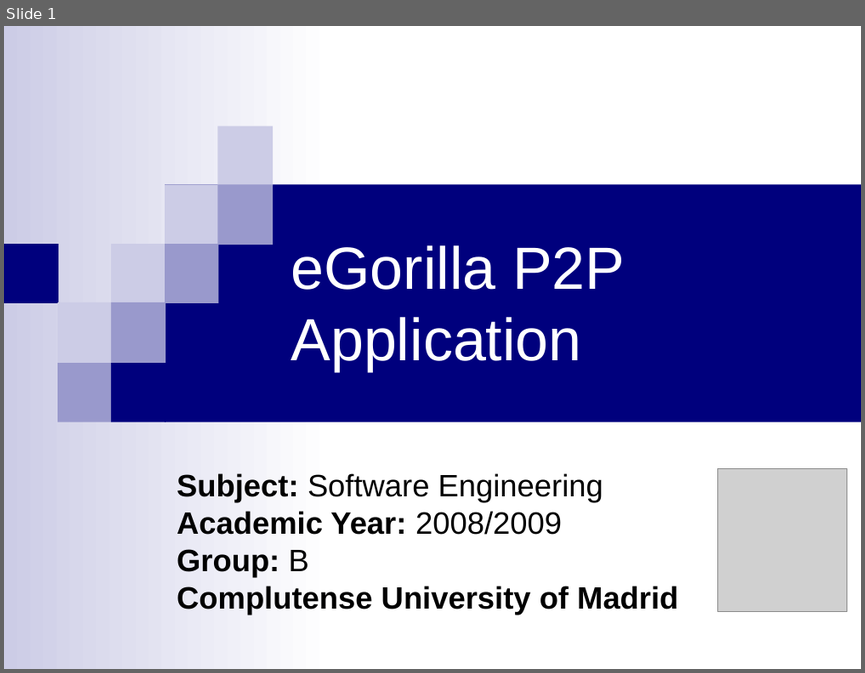
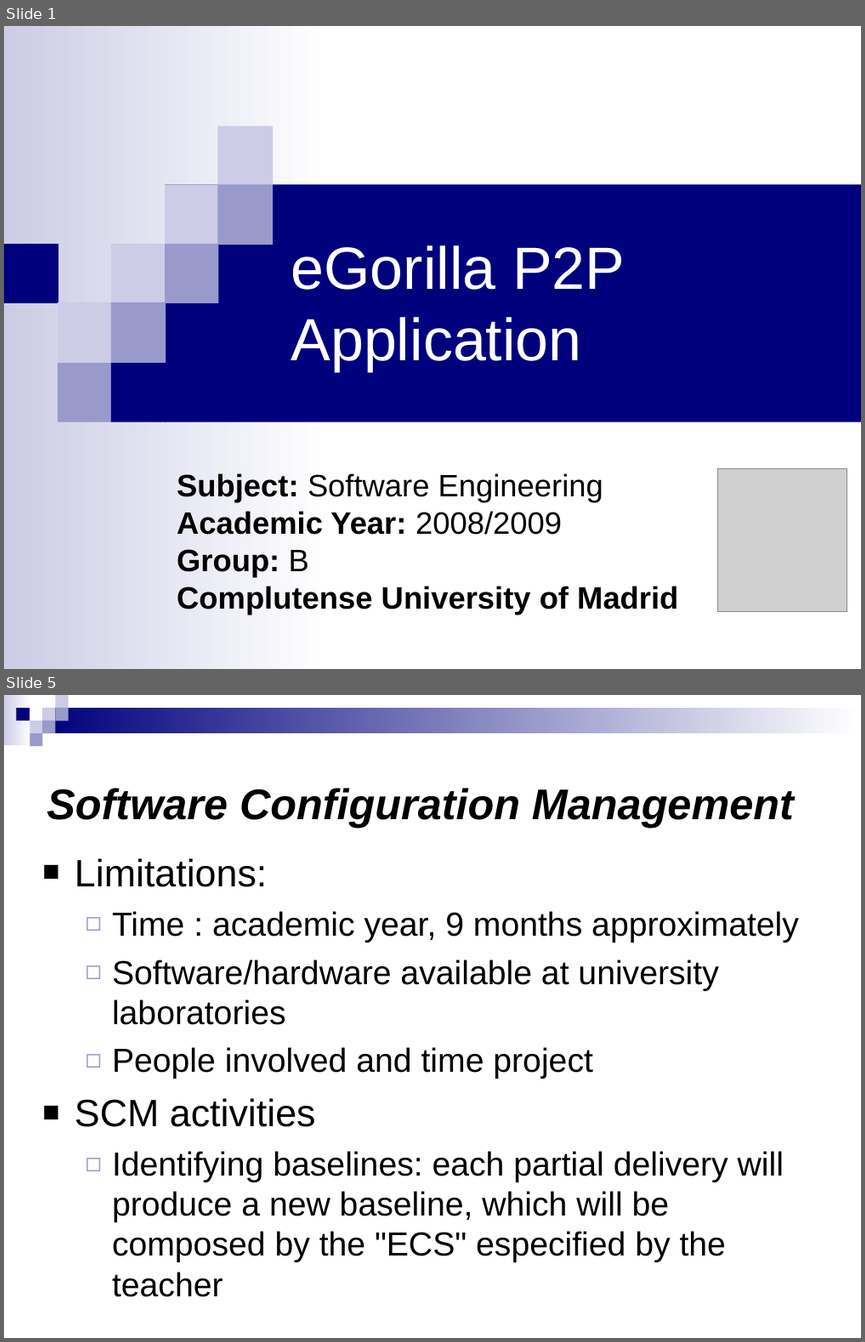
Before and after one commit to salcedonia/egorilla-software-engineering-2008-2009, a slide deck: doc/PresentacionIS.ppt. Shown one above the other, each under a label of ours: slide 1 before the commit, slides 1 and 5 after it; the slides between them are not shown. The pictures are 865x673 and 865x1342 pixels, drawn with LibreOffice and Linux fonts; fonts in the diff are those of the drawing; grey boxes stand for pictures. Boxes give left, top, right and bottom in pixels: in the first picture for what was removed or moved away, otherwise in the second. Text is boxed around its words. In the diff, an @@ line names an element or a change of style, - is before the commit and + after.

```diff
--- a/doc/PresentacionIS.ppt
+++ b/doc/PresentacionIS.ppt
@@ slide 5 added at [4,695,861,1338], background #FFFFFF @@
@@ group added at [4,695,861,746]: 9 rectangles @@
@@ title added at [46,788,794,828], 36 pt, text #000000, bold, italic @@
+Software Configuration Management
@@ text added at [75,858,799,1297], 28 pt, text #000000 @@
+■ Limitations:
+  ◻ Time : academic year, 9 months approximately
+  ◻ Software/hardware available at university laboratories
+  ◻ People involved and time project
+■ SCM activities
+  ◻ Identifying baselines: each partial delivery will produce a new baseline, which will be composed by the "ECS" especified by the teacher
```
Also in this commit, not shown: 46 slides changed, 3 other slides added.
